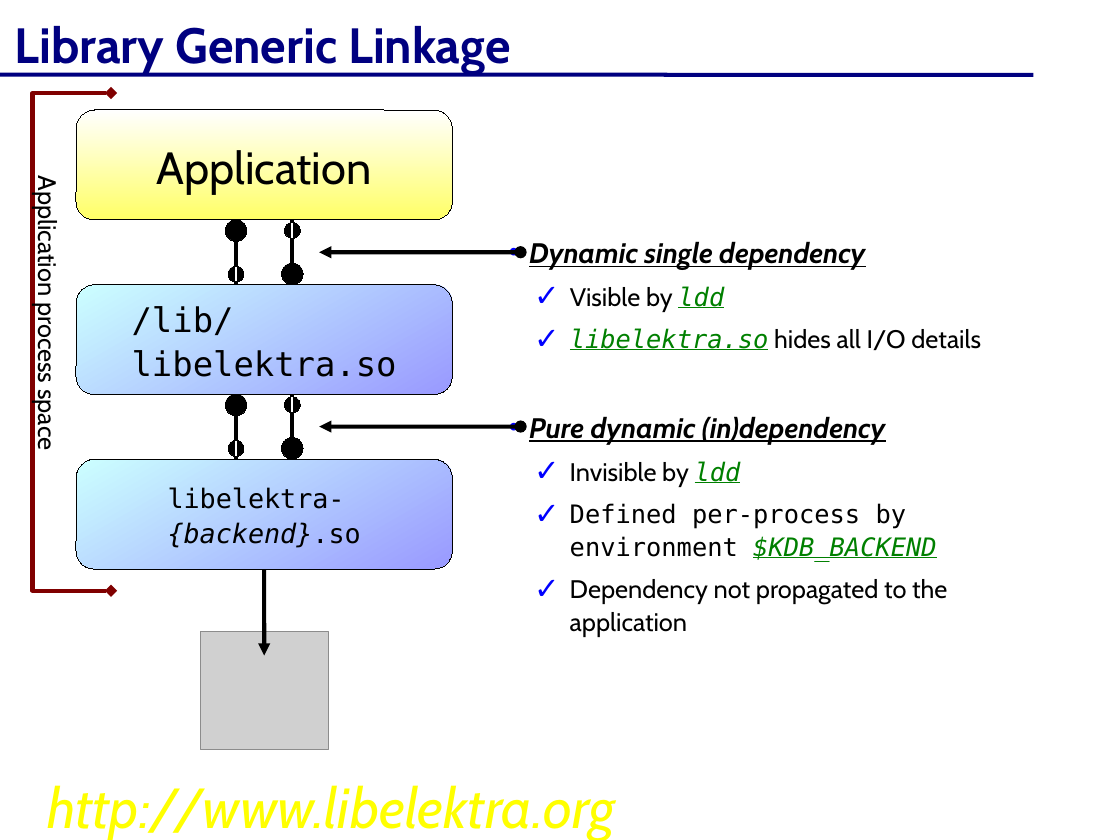
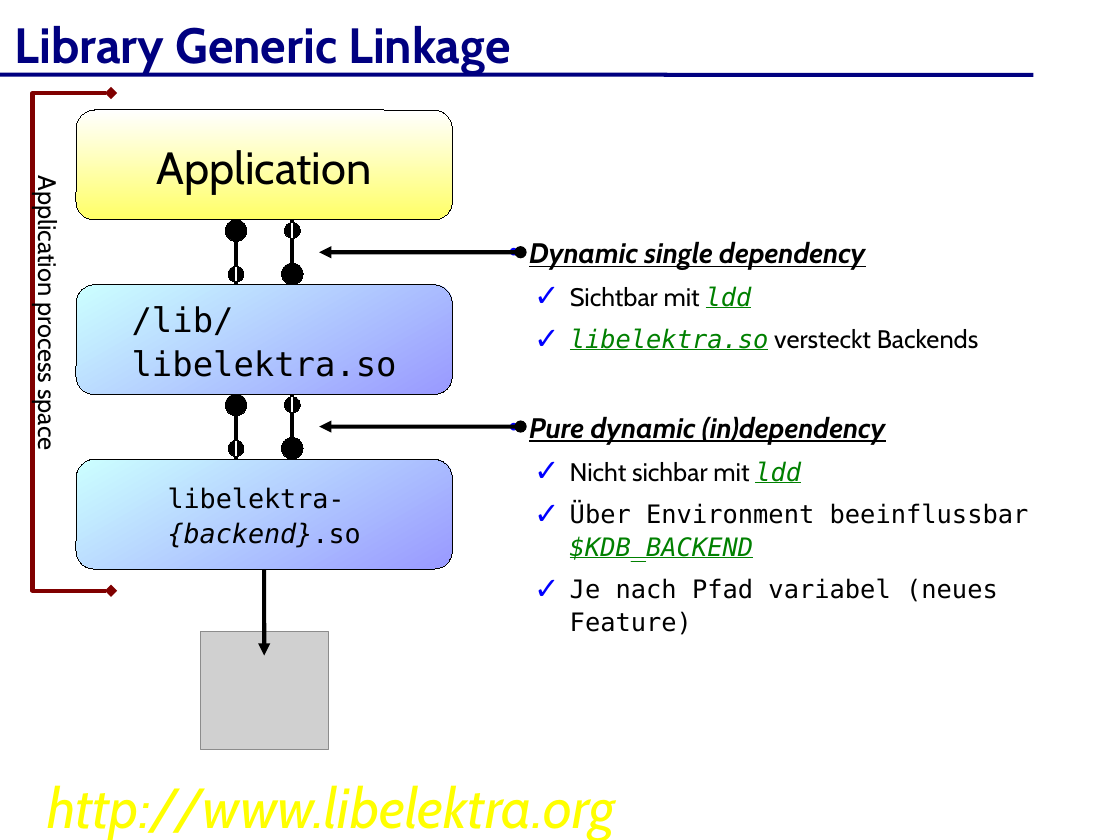
Before and after one commit to ElektraInitiative/libelektra, a slide deck: slide 18 of doc/elektra-de.odp. Drawn at 1120x840 pixels with LibreOffice and Linux fonts; fonts in the diff are those of the drawing; grey boxes stand for pictures; background and template pictures are left out. Boxes give left, top, right and bottom in pixels: in the first picture for what was removed or moved away, otherwise in the second. Text is boxed around its words. In the diff, an @@ line names an element or a change of style, - is before the commit and + after.

```diff
--- a/doc/elektra-de.odp
+++ b/doc/elektra-de.odp
@@ text at [570, 286, 979, 350]: text changed @@
-  ✓ Visible by ldd
-  ✓ libelektra.so hides all I/O details
+  ✓ Sichtbar mit ldd
+  ✓ libelektra.so versteckt Backends
@@ text at [570, 461, 1029, 635]: text changed; font Cabin to DejaVu Sans Mono @@
-  ✓ Invisible by ldd
-  ✓ Defined per-process by environment $KDB_BACKEND
-  ✓ Dependency not propagated to the application
+  ✓ Nicht sichbar mit ldd
+  ✓ Über Environment beeinflussbar $KDB_BACKEND
+  ✓ Je nach Pfad variabel (neues Feature)
```
Also in this commit, not shown: 25 other slides changed, 12 slides added, 11 slides removed.
